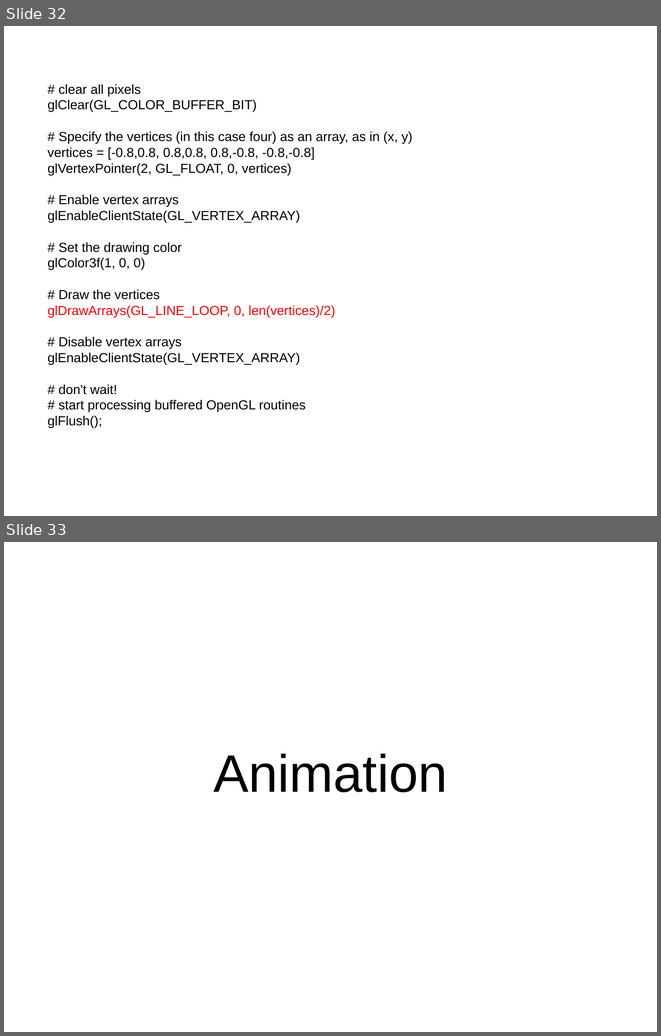
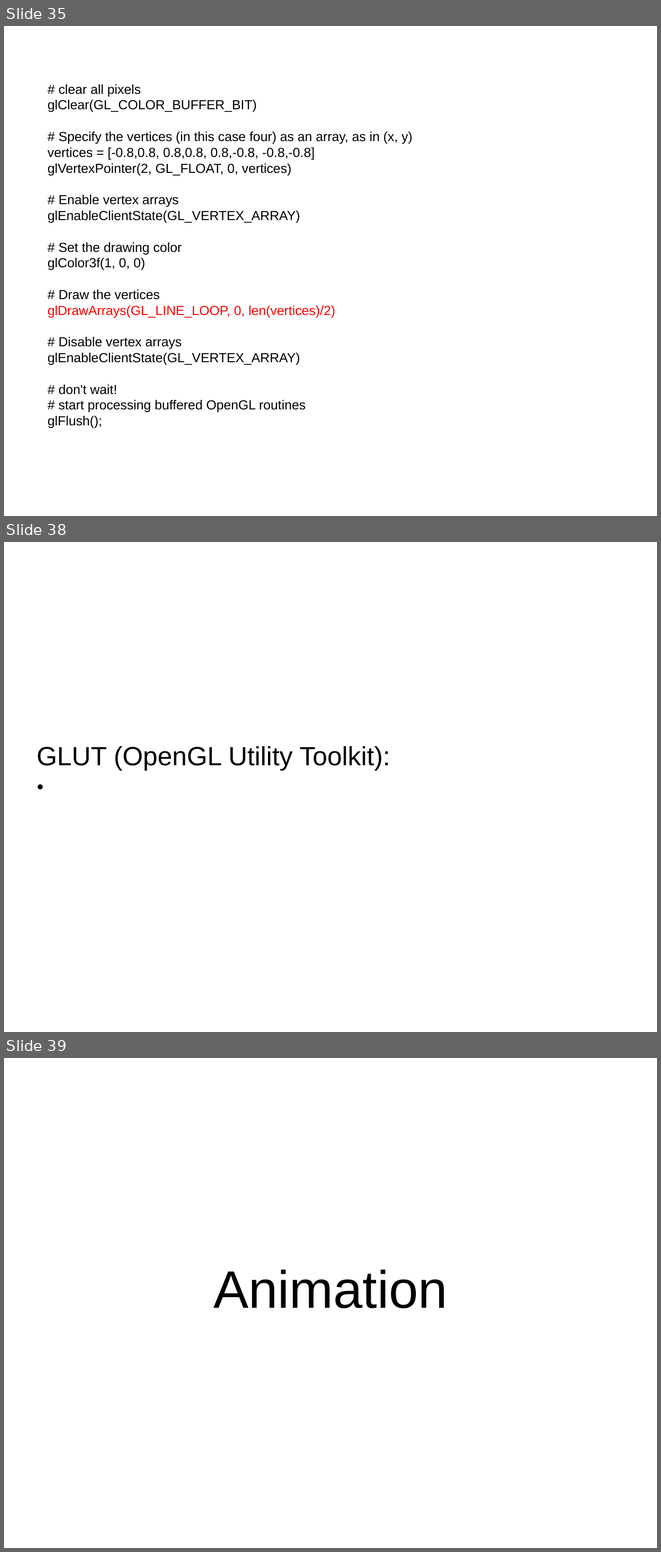
Before and after one commit to plumenator/code, a slide deck: opengl/tutorial/OpenGL Tutorial.odp. Shown one above the other, each under a label of ours: slides 32 and 33 before the commit, slides 35, 38 and 39 after it; the slides between them are not shown. The pictures are 661x1036 and 661x1552 pixels, drawn with LibreOffice and Linux fonts; fonts in the diff are those of the drawing. Boxes give left, top, right and bottom in pixels: in the first picture for what was removed or moved away, otherwise in the second. Text is boxed around its words. In the diff, an @@ line names an element or a change of style, - is before the commit and + after.

```diff
--- a/opengl/tutorial/OpenGL Tutorial.odp
+++ b/opengl/tutorial/OpenGL Tutorial.odp
@@ slide 38 added at [4,542,657,1032], background #FFFFFF @@
@@ subtitle added at [37,746,390,770], 32 pt, text #000000 @@
+GLUT (OpenGL Utility Toolkit):
@@ what was slide 32 is now slide 35 @@
@@ what was slide 33 is now slide 39 @@
```
Also in this commit, not shown: 1 slide changed, 5 other slides added, 1 slide removed.
